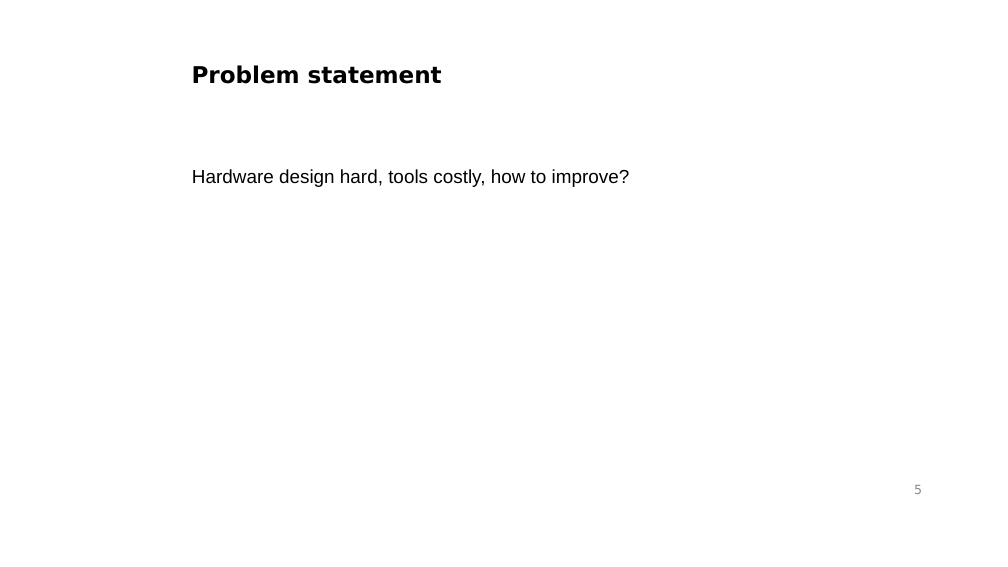
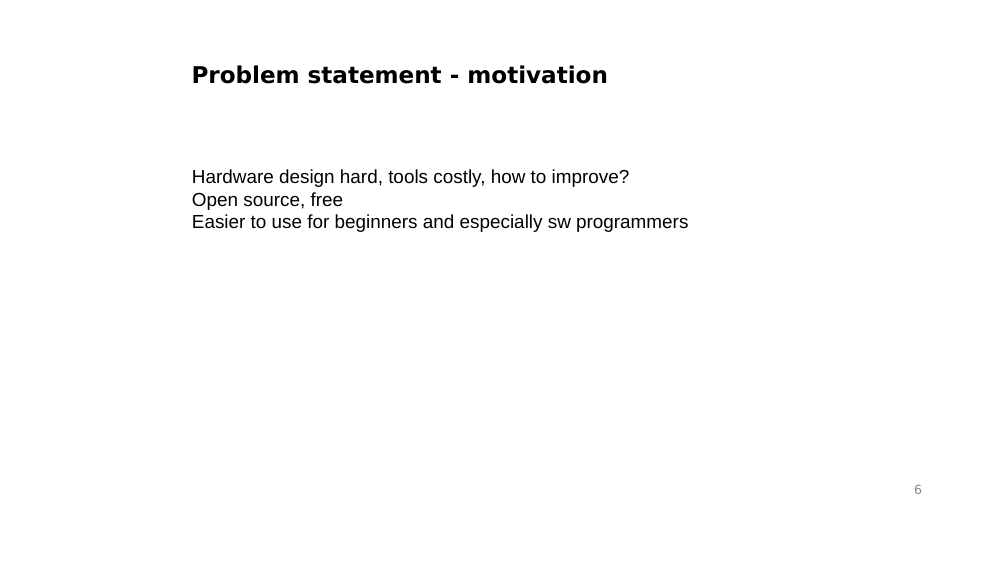
Before and after one commit to gasparka/thesis, a slide deck: slide 6 of presentation.odp (slide 5 before the commit). Drawn at 1008x567 pixels with LibreOffice and Linux fonts; fonts in the diff are those of the drawing; background and template pictures are left out. Boxes give left, top, right and bottom in pixels: in the first picture for what was removed or moved away, otherwise in the second. Text is boxed around its words. In the diff, an @@ line names an element or a change of style, - is before the commit and + after.

```diff
--- a/presentation.odp
+++ b/presentation.odp
@@ text at <box>192,65,608,84</box>: text changed @@
-Problem statement
+Problem statement - motivation
@@ text at <box>192,192,688,232</box>: paragraphs added @@
+Open source, free
+Easier to use for beginners and especially sw programmers
@@ page number at <box>914,485,922,494</box>: text changed @@
-5
+6
```
Also in this commit, not shown: 2 other slides changed, 5 slides added, 2 slides removed.
